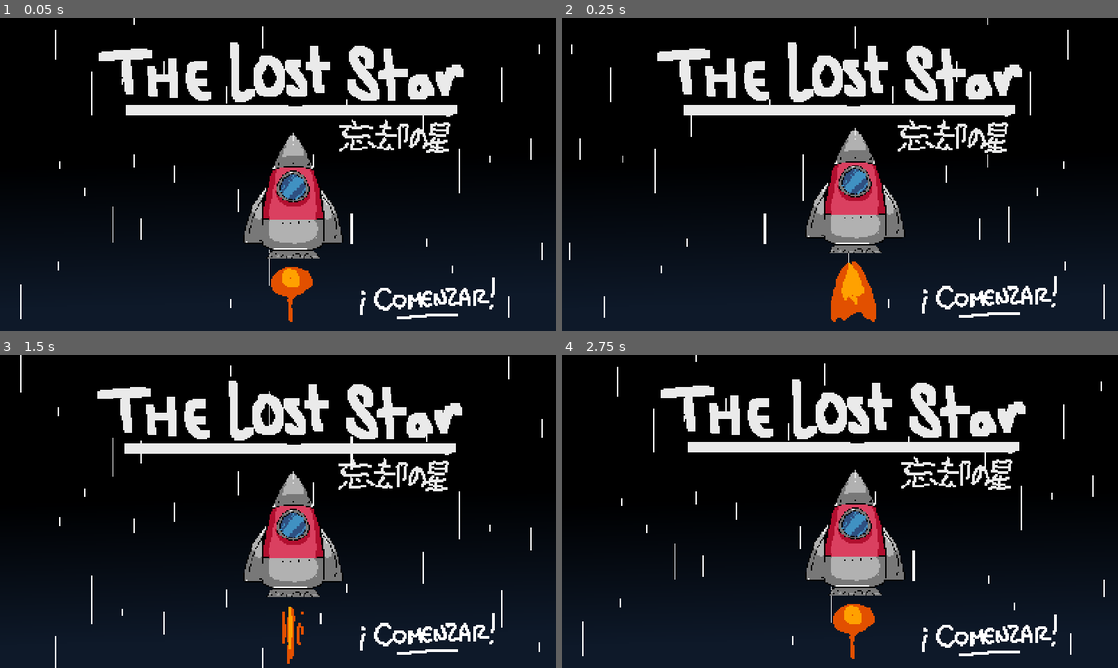
Above: before the commit, frames 1-4 (two rows, left to right).
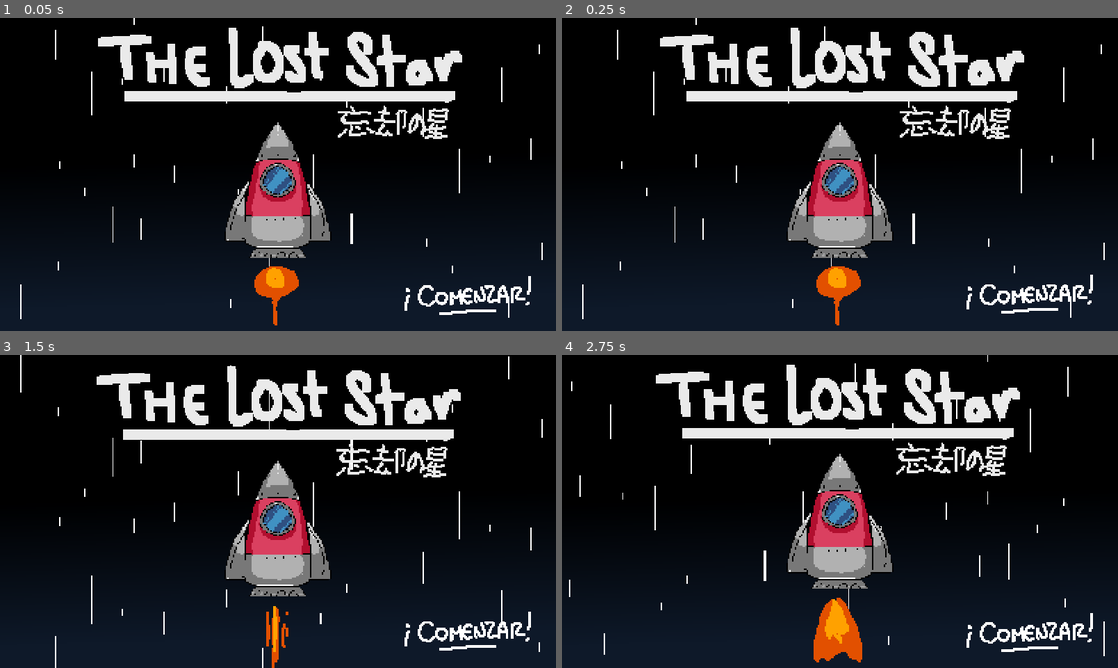
Above: after the commit, the same moments.

Repository: Six-Moons/GGJ21
Game: Godot game, scene res://src/Screens/MainScreen.tscn
Two runs of this game, one before a commit and one after it. Both use one fixed random seed, a clock stepped at 60 frames per second and the inputs below.
Inputs:
- Up to frame 1 (0.05 s): no input
- Up to frame 2 (0.25 s): no input
- Up to frame 3 (1.5 s): tap Enter (pause) at 0.5 s; hold D (move_right) from 0.53 s (still down); tap W (jump) at 0.77 s
- Up to frame 4 (2.75 s): tap W (jump) at 1.52 s; release D (move_right) at 2.03 s; hold A (move_left) from 2.03 s (still down)

The runs differ from the first frame. In frame 1, 14% of the frame differs, in the area x 17-96%, y 3-99%; in frame 2, 16%; in frame 3, 14%; in frame 4, 17%, in the area x 1-98%, y 0-99%.

Commit message:
Finished titlescreen background

Diff:
--- a/project.godot
+++ b/project.godot
@@ -30,8 +30,8 @@
 
 [display]
 
-window/size/width=784
-window/size/height=441
+window/size/width=832
+window/size/height=468
 window/size/test_width=1280
 window/size/test_height=720
 window/stretch/mode="2d"
--- a/src/Screens/MainScreen.tscn
+++ b/src/Screens/MainScreen.tscn
@@ -1,21 +1,53 @@
-[gd_scene load_steps=11 format=2]
+[gd_scene load_steps=23 format=2]
 
 [ext_resource path="res://assets/ui_theme.tres" type="Theme" id=1]
-[ext_resource path="res://assets/fondos/Titlescreen2.png" type="Texture" id=2]
-[ext_resource path="res://assets/fondos/Comenzar1.png" type="Texture" id=3]
+[ext_resource path="res://assets/fondos/titlescreen/TITLESCR3.png" type="Texture" id=2]
+[ext_resource path="res://assets/fondos/titlescreen/text/Comenzar1.png" type="Texture" id=3]
 [ext_resource path="res://src/Screens/TextureButton.gd" type="Script" id=4]
-[ext_resource path="res://assets/fondos/Titlescreen3.png" type="Texture" id=6]
-[ext_resource path="res://assets/fondos/Titlescreen1.png" type="Texture" id=7]
-[ext_resource path="res://assets/fondos/Comenzar3.png" type="Texture" id=8]
-[ext_resource path="res://assets/fondos/Comenzar2.png" type="Texture" id=9]
+[ext_resource path="res://assets/fondos/titlescreen/TITLESCR1.png" type="Texture" id=5]
+[ext_resource path="res://assets/fondos/titlescreen/TITLESCR2.png" type="Texture" id=6]
+[ext_resource path="res://assets/fondos/titlescreen/text/Title2.png" type="Texture" id=7]
+[ext_resource path="res://assets/fondos/titlescreen/text/Comenzar3.png" type="Texture" id=8]
+[ext_resource path="res://assets/fondos/titlescreen/text/Comenzar2.png" type="Texture" id=9]
+[ext_resource path="res://assets/fondos/titlescreen/text/Title1.png" type="Texture" id=10]
+[ext_resource path="res://assets/fondos/titlescreen/text/Title3.png" type="Texture" id=11]
+[ext_resource path="res://assets/fondos/titlescreen/Rocket1.png" type="Texture" id=12]
+[ext_resource path="res://assets/fondos/titlescreen/Rocket2.png" type="Texture" id=13]
+[ext_resource path="res://assets/fondos/titlescreen/Rocket3.png" type="Texture" id=14]
+[ext_resource path="res://assets/fondos/titlescreen/Chipichipi3.png" type="Texture" id=15]
+[ext_resource path="res://assets/fondos/titlescreen/Chipichipi2.png" type="Texture" id=16]
+[ext_resource path="res://assets/fondos/titlescreen/Chipichipi1.png" type="Texture" id=17]
 
 [sub_resource type="AnimatedTexture" id=1]
 frames = 3
-fps = 8.0
-frame_0/texture = ExtResource( 7 )
-frame_1/texture = ExtResource( 2 )
+frame_0/texture = ExtResource( 5 )
+frame_1/texture = ExtResource( 6 )
 frame_1/delay_sec = 0.0
-frame_2/texture = ExtResource( 6 )
+frame_2/texture = ExtResource( 2 )
+frame_2/delay_sec = 0.0
+
+[sub_resource type="AnimatedTexture" id=5]
+frames = 3
+frame_0/texture = ExtResource( 17 )
+frame_1/texture = ExtResource( 16 )
+frame_1/delay_sec = 0.0
+frame_2/texture = ExtResource( 15 )
+frame_2/delay_sec = 0.0
+
+[sub_resource type="AnimatedTexture" id=4]
+frames = 3
+frame_0/texture = ExtResource( 12 )
+frame_1/texture = ExtResource( 13 )
+frame_1/delay_sec = 0.0
+frame_2/texture = ExtResource( 14 )
+frame_2/delay_sec = 0.0
+
+[sub_resource type="AnimatedTexture" id=3]
+frames = 3
+frame_0/texture = ExtResource( 10 )
+frame_1/texture = ExtResource( 7 )
+frame_1/delay_sec = 0.0
+frame_2/texture = ExtResource( 11 )
 frame_2/delay_sec = 0.0
 
 [sub_resource type="AnimatedTexture" id=2]
@@ -35,7 +67,8 @@
 "_edit_use_anchors_": false
 }
 
-[node name="TextureRect" type="TextureRect" parent="."]
+[node name="Background" type="TextureRect" parent="."]
+visible = false
 anchor_right = 1.0
 anchor_bottom = 1.0
 size_flags_horizontal = 7
@@ -45,11 +78,40 @@
 "_edit_use_anchors_": false
 }
 
+[node name="Background2" type="TextureRect" parent="."]
+anchor_right = 1.0
+anchor_bottom = 1.0
+texture = SubResource( 5 )
+stretch_mode = 1
+__meta__ = {
+"_edit_use_anchors_": false
+}
+
+[node name="Rocket" type="TextureRect" parent="."]
+anchor_right = 1.0
+anchor_bottom = 1.0
+margin_top = 83.0
+texture = SubResource( 4 )
+stretch_mode = 6
+__meta__ = {
+"_edit_use_anchors_": false
+}
+
+[node name="Title" type="TextureRect" parent="."]
+anchor_right = 1.0
+margin_bottom = 198.0
+texture = SubResource( 3 )
+expand = true
+stretch_mode = 4
+__meta__ = {
+"_edit_use_anchors_": false
+}
+
 [node name="TextureButton" type="TextureButton" parent="."]
-anchor_left = 0.890111
-anchor_top = 0.960928
-anchor_right = 0.890111
-anchor_bottom = 0.960928
+anchor_left = 0.955429
+anchor_top = 0.949506
+anchor_right = 0.955429
+anchor_bottom = 0.949506
 margin_left = -190.0
 margin_top = -60.0
 texture_normal = SubResource( 2 )
Binary file removed: assets/fondos/Comenzar2.png
Binary file removed: assets/fondos/Comenzar3.png
Binary file removed: assets/fondos/Titlescreen.png
Binary file removed: assets/fondos/Titlescreen1.png
Binary file removed: assets/fondos/Titlescreen2.png
Binary file removed: assets/fondos/Titlescreen3.png
Binary file added: assets/fondos/titlescreen/Chipichipi1.png
Not shown, changed: assets/fondos/titlescreen/Chipichipi1.png.import
Binary file added: assets/fondos/titlescreen/Chipichipi2.png
Not shown, changed: assets/fondos/titlescreen/Chipichipi2.png.import
Binary file added: assets/fondos/titlescreen/Chipichipi3.png
Not shown, added: assets/fondos/titlescreen/Chipichipi3.png.import
(and 26 more such lines)
